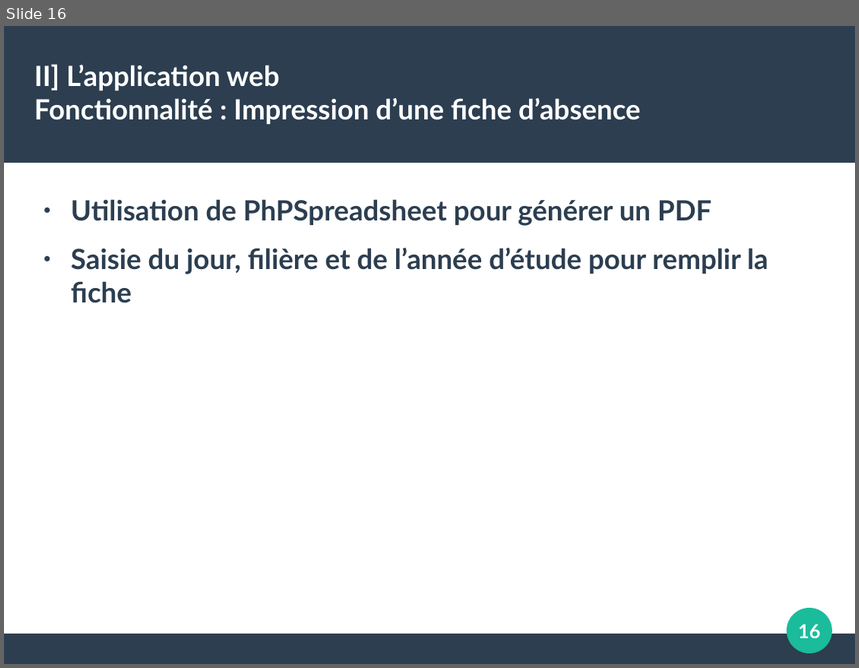
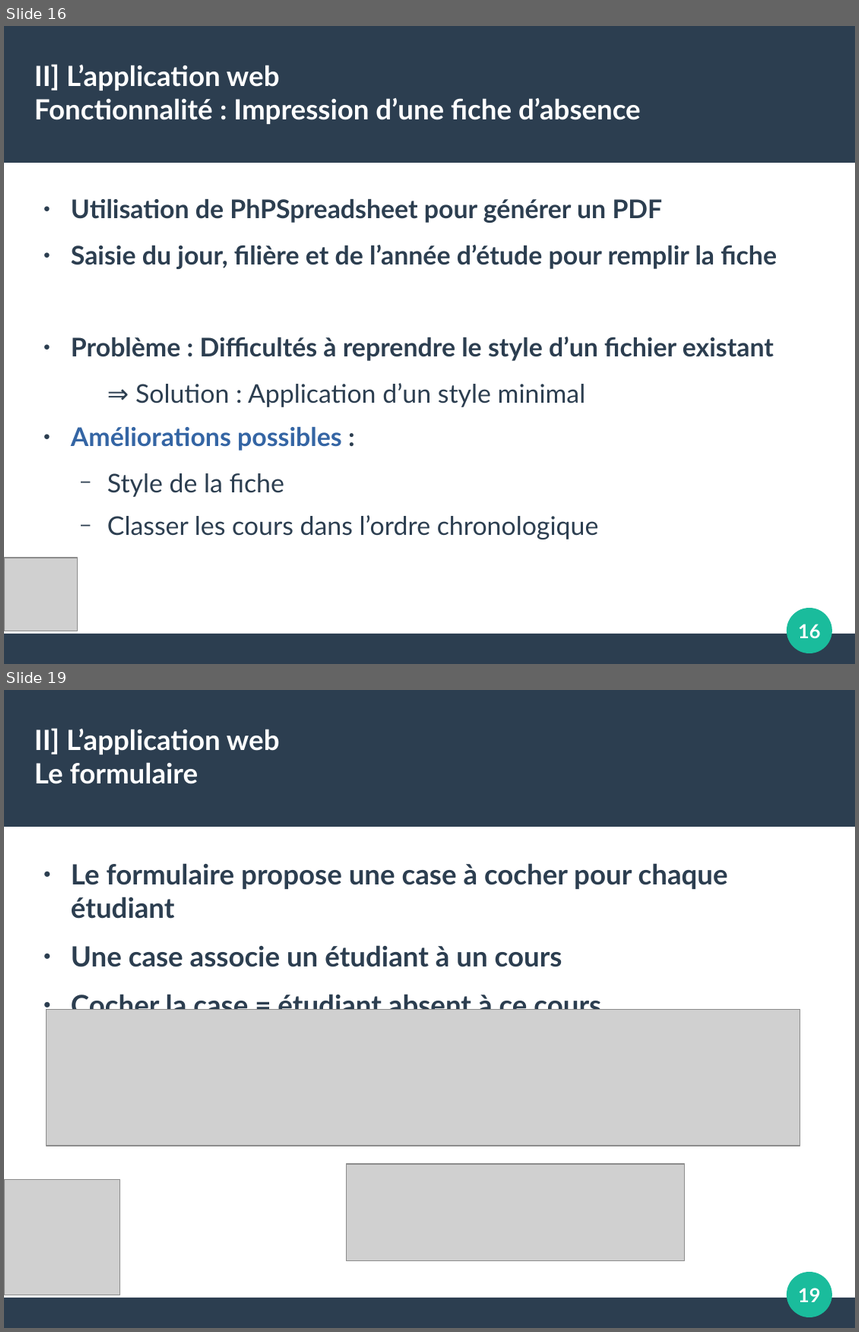
Before and after one commit to FlavienVernier/GestionEnseignantsEtudiants, a slide deck: DiapoSoutenance.odp. Shown one above the other, each under a label of ours: slide 16 before the commit, slides 16 and 19 after it; the slides between them are not shown. The pictures are 859x668 and 859x1332 pixels, drawn with LibreOffice and Linux fonts; fonts in the diff are those of the drawing; grey boxes stand for pictures. Boxes give left, top, right and bottom in pixels: in the first picture for what was removed or moved away, otherwise in the second. Text is boxed around its words. In the diff, an @@ line names an element or a change of style, - is before the commit and + after.

```diff
--- a/DiapoSoutenance.odp
+++ b/DiapoSoutenance.odp
@@ slide 19 added at bbox=[4, 690, 855, 1328], background #FFFFFF; not listed: 3 template elements that a slide beside it also shows @@
@@ title added at bbox=[34, 728, 280, 784], 26 pt, text #FFFFFF, bold @@
+II] L’application web
+Le formulaire
@@ text added at bbox=[71, 863, 728, 1010], 26 pt, text #2C3E50, bold @@
+● Le formulaire propose une case à cocher pour chaque étudiant
+● Une case associe un étudiant à un cours
+● Cocher la case = étudiant absent à ce cours
@@ picture added at bbox=[47, 1010, 800, 1147] @@
@@ picture added at bbox=[346, 1164, 685, 1262] @@
@@ picture added at bbox=[4, 1179, 120, 1296] @@
@@ page number added at bbox=[798, 1288, 820, 1303], 18 pt, text #FFFFFF, bold @@
+19
@@ slide 16 changed as well @@
@@ text at bbox=[71, 199, 777, 269]: size 26 to 24.1 pt in "Utilisation de PhPSpreadsheet pour générer un PDF", "Saisie du jour, filière et de l’année ..." @@
@@ text at bbox=[71, 337, 774, 540]: paragraphs added @@
+● Problème : Difficultés à reprendre le style d’un fichier existant
+  ⇒ Solution : Application d’un style minimal
+● Améliorations possibles :
+  − Style de la fiche
+  − Classer les cours dans l’ordre chronologique
@@ picture added at bbox=[4, 558, 78, 632] @@
```
Also in this commit, not shown: 15 other slides changed, 6 other slides added.
